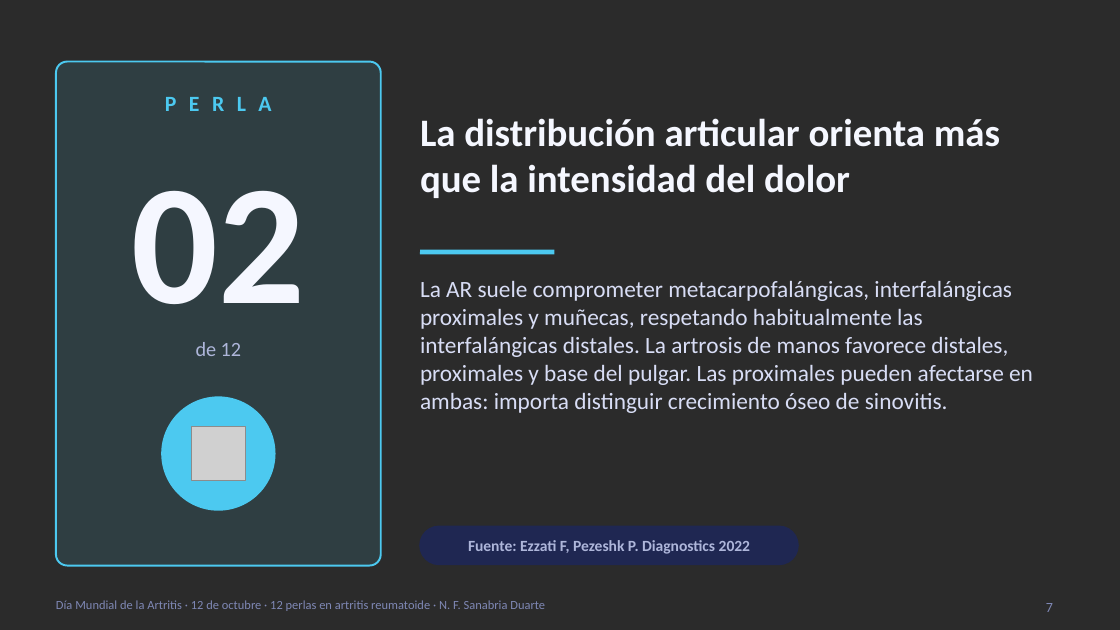
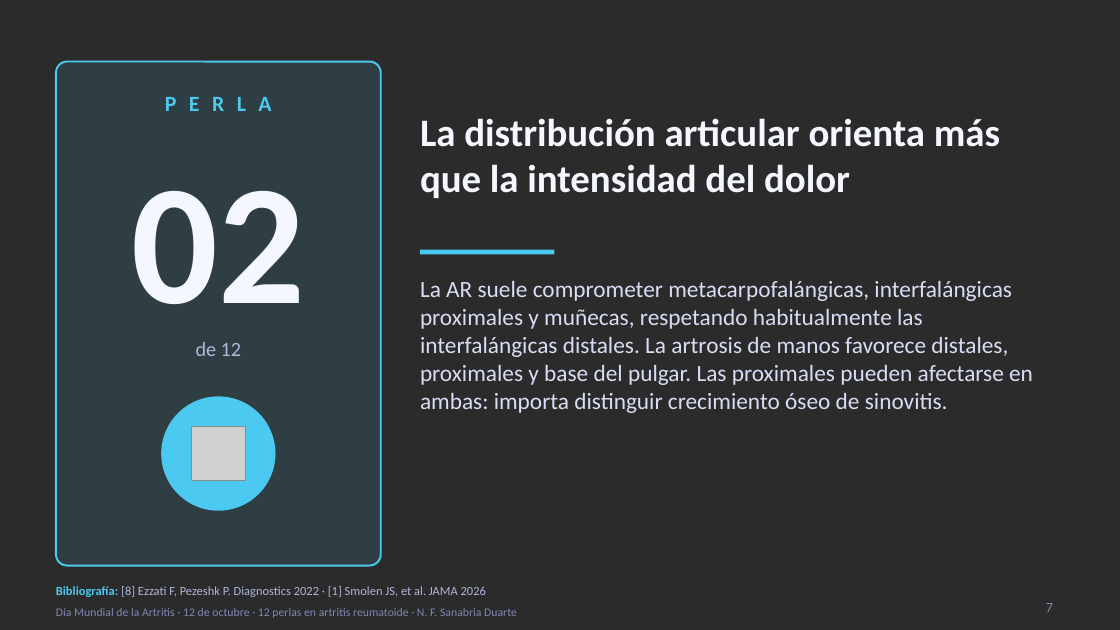
Before and after one commit to nestor120512/nes, a slide deck: slide 7 of 12_perlas_artritis_reumatoide.pptx. Drawn at 1120x630 pixels with LibreOffice and Linux fonts; fonts in the diff are those of the drawing; grey boxes stand for pictures; background and template pictures are left out; a plain dark background stands for a picture behind light text. Boxes give left, top, right and bottom in pixels: in the first picture for what was removed or moved away, otherwise in the second. Text is boxed around its words. In the diff, an @@ line names an element or a change of style, - is before the commit and + after.

```diff
--- a/12_perlas_artritis_reumatoide.pptx
+++ b/12_perlas_artritis_reumatoide.pptx
@@ rounded rectangle removed at [420, 526, 799, 564] @@
@@ text at [56, 586, 486, 597]: text changed; size 10 to 8 pt; bold off @@
-Fuente: Ezzati F, Pezeshk P. Diagnostics 2022
+Bibliografía: [8] Ezzati F, Pezeshk P. Diagnostics 2022 · [1] Smolen JS, et al. JAMA 2026
@@ text "Día Mundial de la Artritis ..." at [56, 608, 517, 618]: size 8 to 7.5 pt; vertical alignment top to middle @@
```
Also in this commit, not shown: 34 other slides changed.
